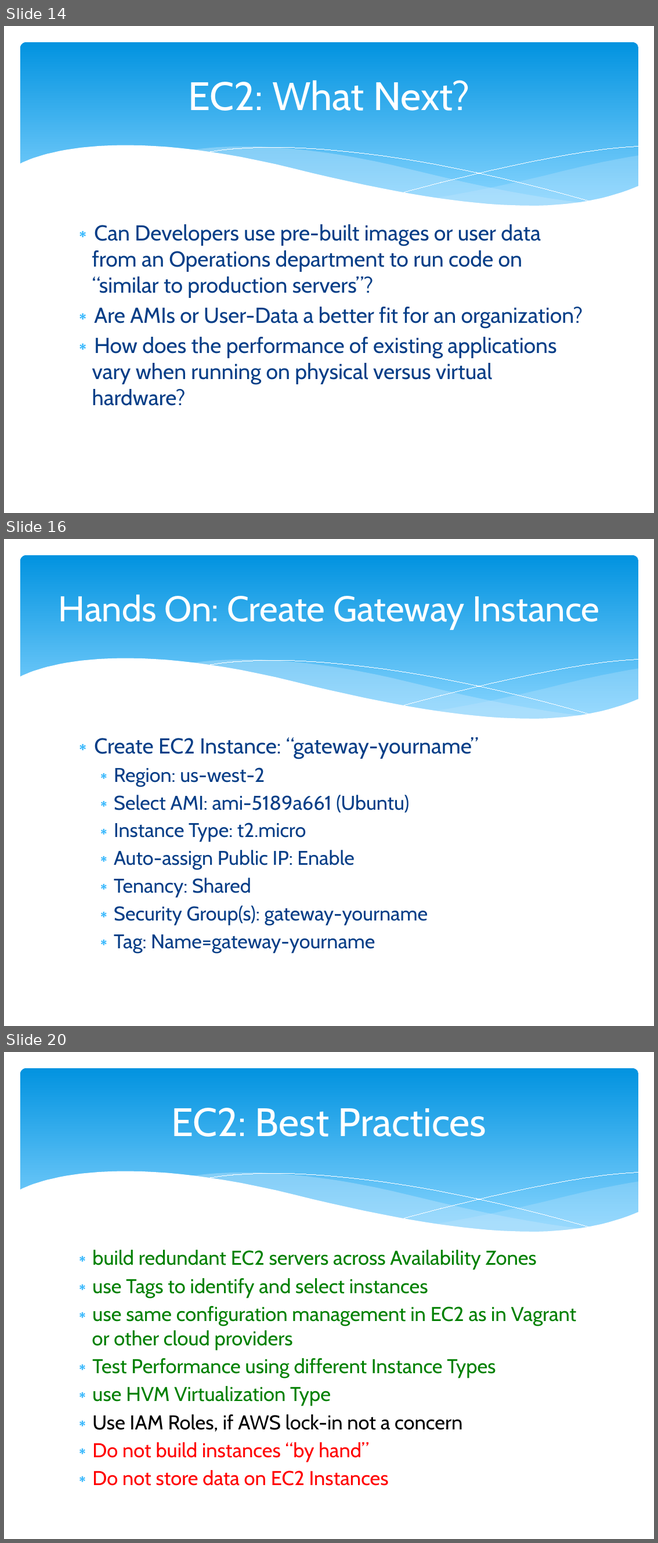
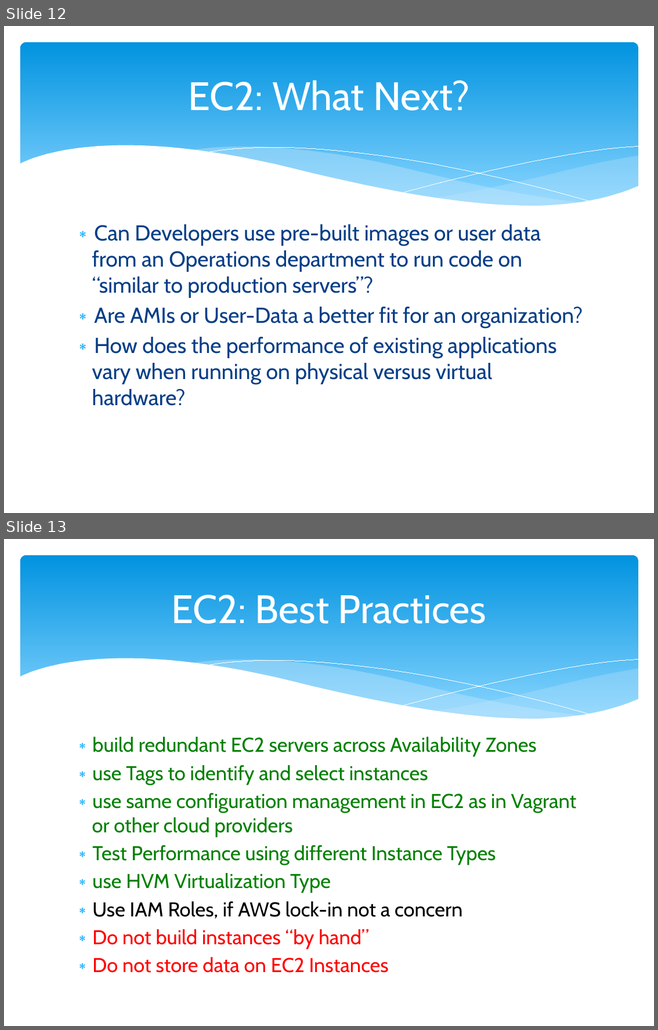
Before and after one commit to cloudavail/awstraining, a slide deck: aws-ec2/aws-ec2.pptx. Shown one above the other, each under a label of ours: slides 14, 16 and 20 before the commit, slides 12 and 13 after it; the slides between them are not shown. The pictures are 658x1543 and 658x1030 pixels, drawn with LibreOffice and Linux fonts; fonts in the diff are those of the drawing. Boxes give left, top, right and bottom in pixels: in the first picture for what was removed or moved away, otherwise in the second. Text is boxed around its words. In the diff, an @@ line names an element or a change of style, - is before the commit and + after.

```diff
--- a/aws-ec2/aws-ec2.pptx
+++ b/aws-ec2/aws-ec2.pptx
@@ slide 16 removed at [4,539,654,1026], background #FFFFFF; not listed: 6 template elements that a slide beside it also shows @@
@@ title removed at [59,595,599,629] @@
-Hands On: Create Gateway Instance
@@ text removed at [94,737,478,953] @@
-∗ Create EC2 Instance: “gateway-yourname”
-  ∗ Region: us-west-2
-  ∗ Select AMI: ami-5189a661 (Ubuntu)
-  ∗ Instance Type: t2.micro
-  ∗ Auto-assign Public IP: Enable
-  ∗ Tenancy: Shared
-  ∗ Security Group(s): gateway-yourname
-  ∗ Tag: Name=gateway-yourname
@@ what was slide 14 is now slide 12 @@
@@ what was slide 20 is now slide 13 @@
```
Also in this commit, not shown: 6 other slides removed, 1 other file.
